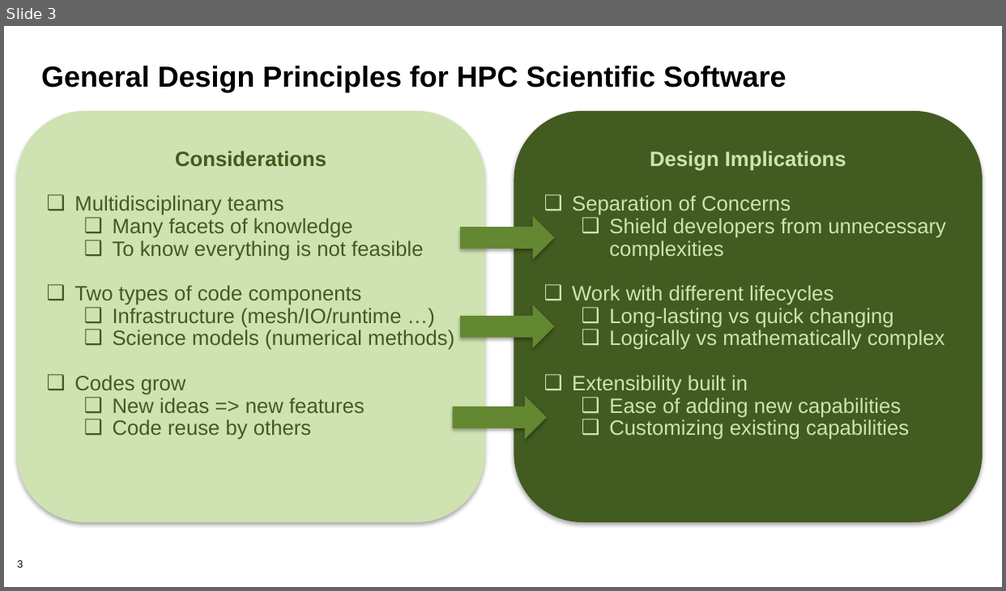
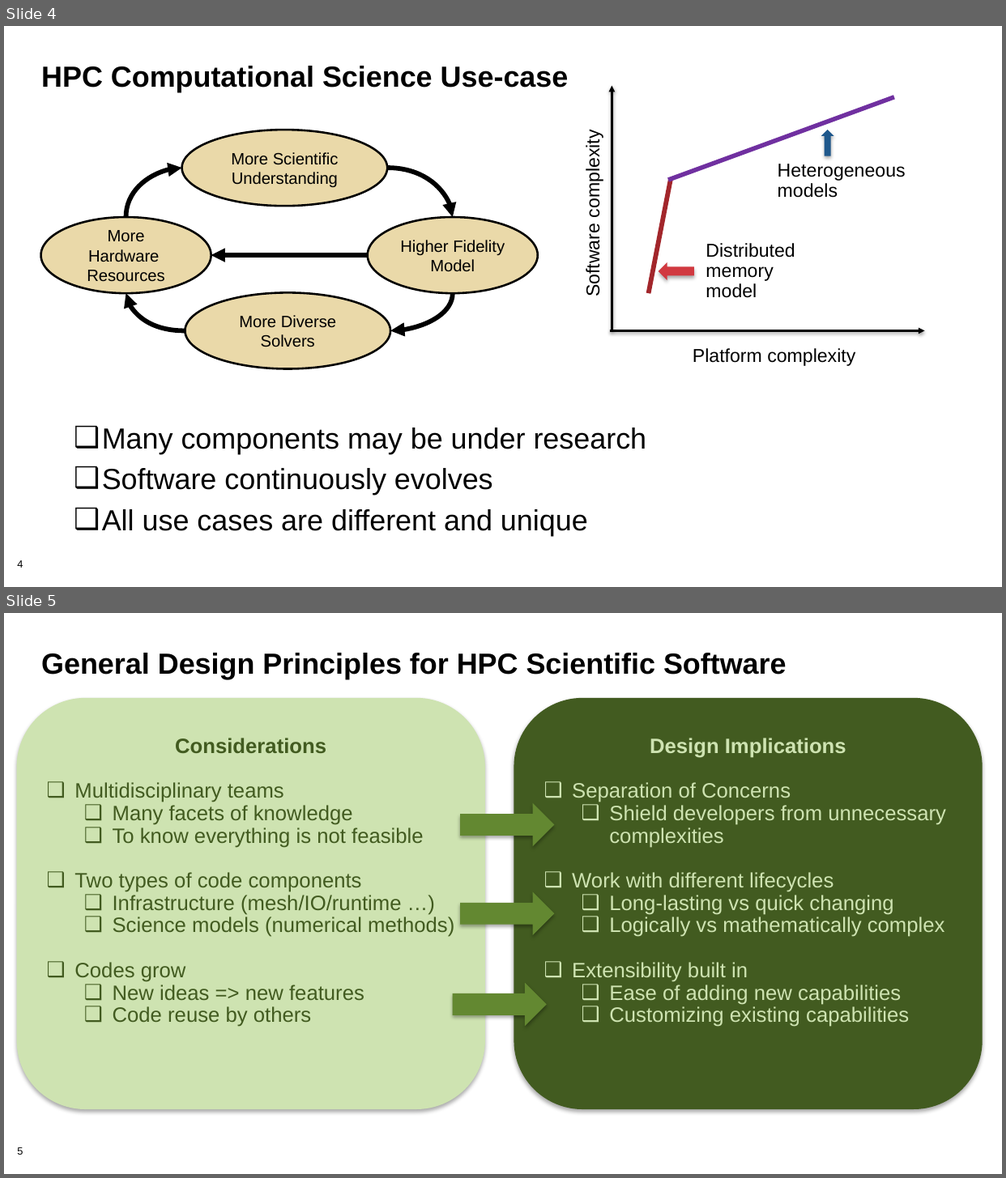
Before and after one commit to bssw-tutorial/presentations, a slide deck: design-a.pptx. Shown one above the other, each under a label of ours: slide 3 before the commit, slides 4 and 5 after it. The pictures are 1006x591 and 1006x1178 pixels, drawn with LibreOffice and Linux fonts; fonts in the diff are those of the drawing; background and template pictures are left out. Boxes give left, top, right and bottom in pixels: in the first picture for what was removed or moved away, otherwise in the second. Text is boxed around its words. In the diff, an @@ line names an element or a change of style, - is before the commit and + after.

```diff
--- a/design-a.pptx
+++ b/design-a.pptx
@@ slide 4 added at (4, 26, 1002, 587), background #FFFFFF; not listed: 1 template element that a slide beside it also shows @@
@@ text added at (41, 66, 569, 92), 28 pt, text #000000, bold @@
+HPC Computational Science Use-case
@@ group added at (582, 86, 925, 366): 4 texts, 2 arrows, 2 lines, 1 left arrow, 1 up arrow @@
+Platform complexity
+Software complexity
+Distributed
+memory
+model
+Heterogeneous
+models
@@ group added at (40, 130, 538, 369): 4 ellipses, 4 curved arrows, 1 arrow @@
+More Scientific Understanding
+Higher Fidelity
+Model
+More Diverse
+Solvers
+More Hardware
+Resources
@@ text added at (102, 428, 647, 536), 28 pt, text #000000 @@
+❑ Many components may be under research
+❑ Software continuously evolves
+❑ All use cases are different and unique
@@ what was slide 3 is now slide 5 @@
@@ page number at (17, 1148, 23, 1155): text changed @@
-3
+5
```
Also in this commit, not shown: 1 slide changed, 7 other slides added, 6 slides removed.
